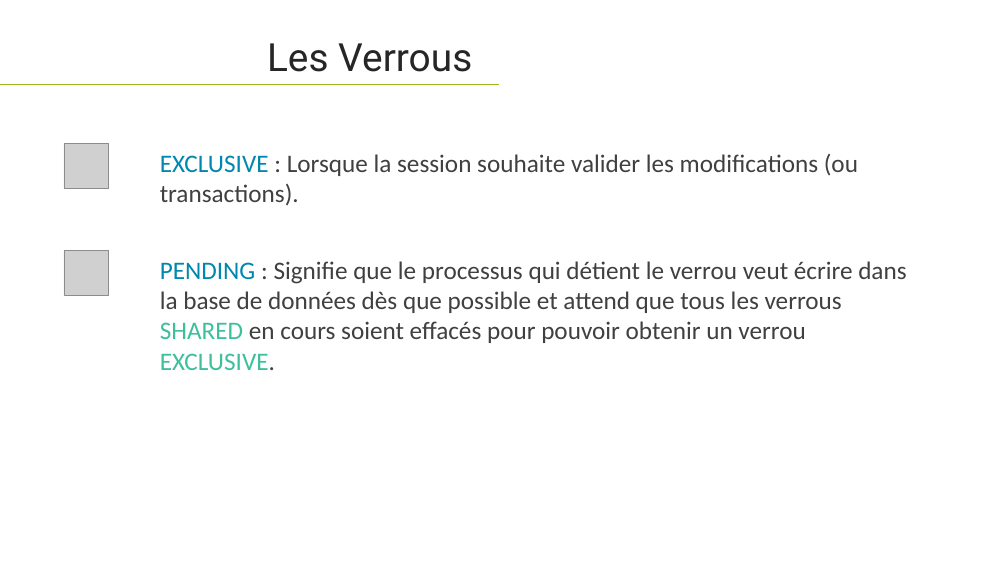
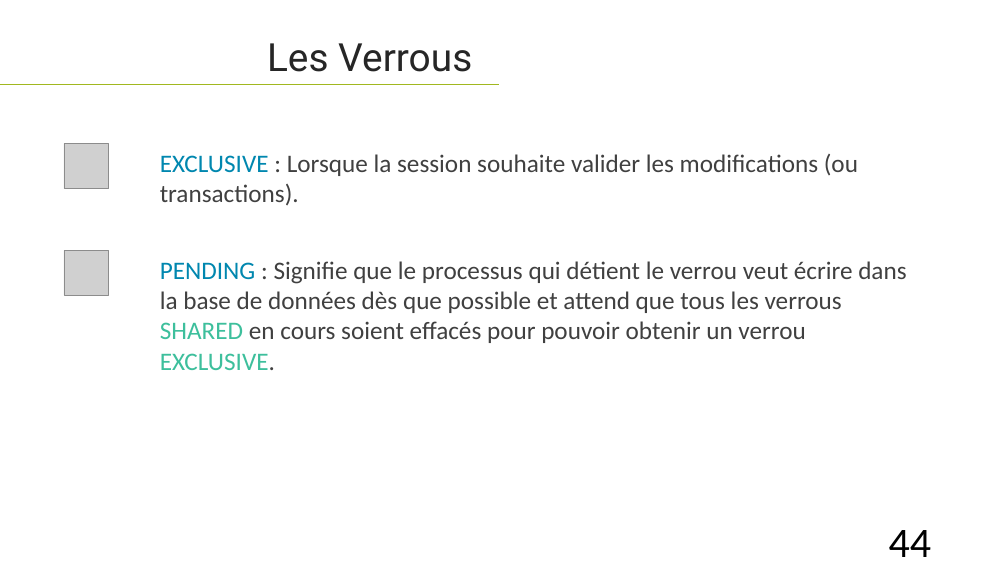
Before and after one commit to HouariZegai/academic-projects, a slide deck: slide 44 of Architecture SGBD/Project/presentation/Presentation-projet-SQLite.pptx. Drawn at 1008x567 pixels with LibreOffice and Linux fonts; fonts in the diff are those of the drawing; grey boxes stand for pictures. Boxes give left, top, right and bottom in pixels: in the first picture for what was removed or moved away, otherwise in the second. Text is boxed around its words. In the diff, an @@ line names an element or a change of style, - is before the commit and + after.

```diff
--- a/Architecture SGBD/Project/presentation/Presentation-projet-SQLite.pptx
+++ b/Architecture SGBD/Project/presentation/Presentation-projet-SQLite.pptx
@@ page number added at box(889, 530, 932, 557), 40 pt, text #000000 @@
+44
```
Also in this commit, not shown: 46 other slides changed, 32 other files.
